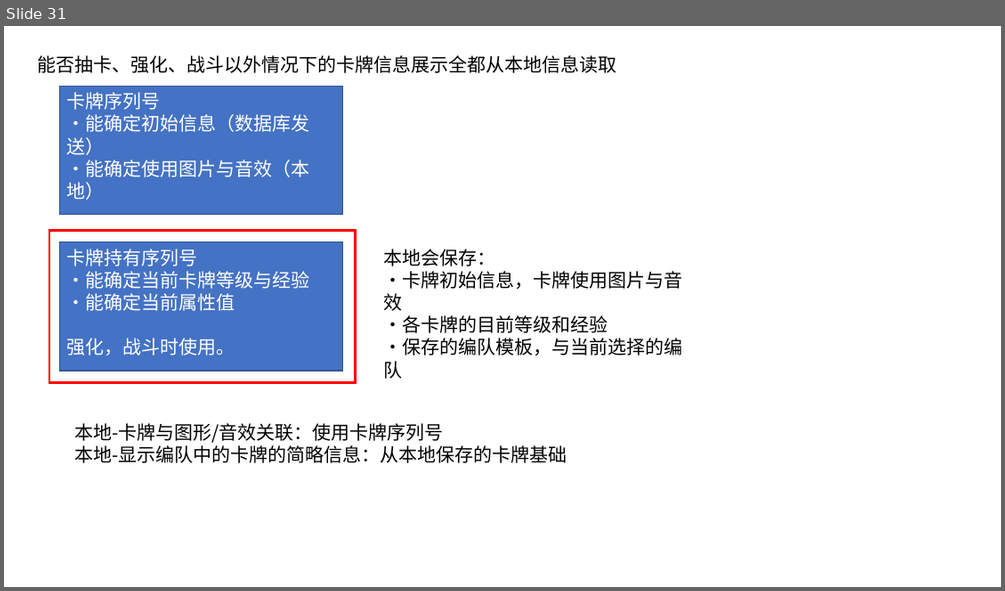
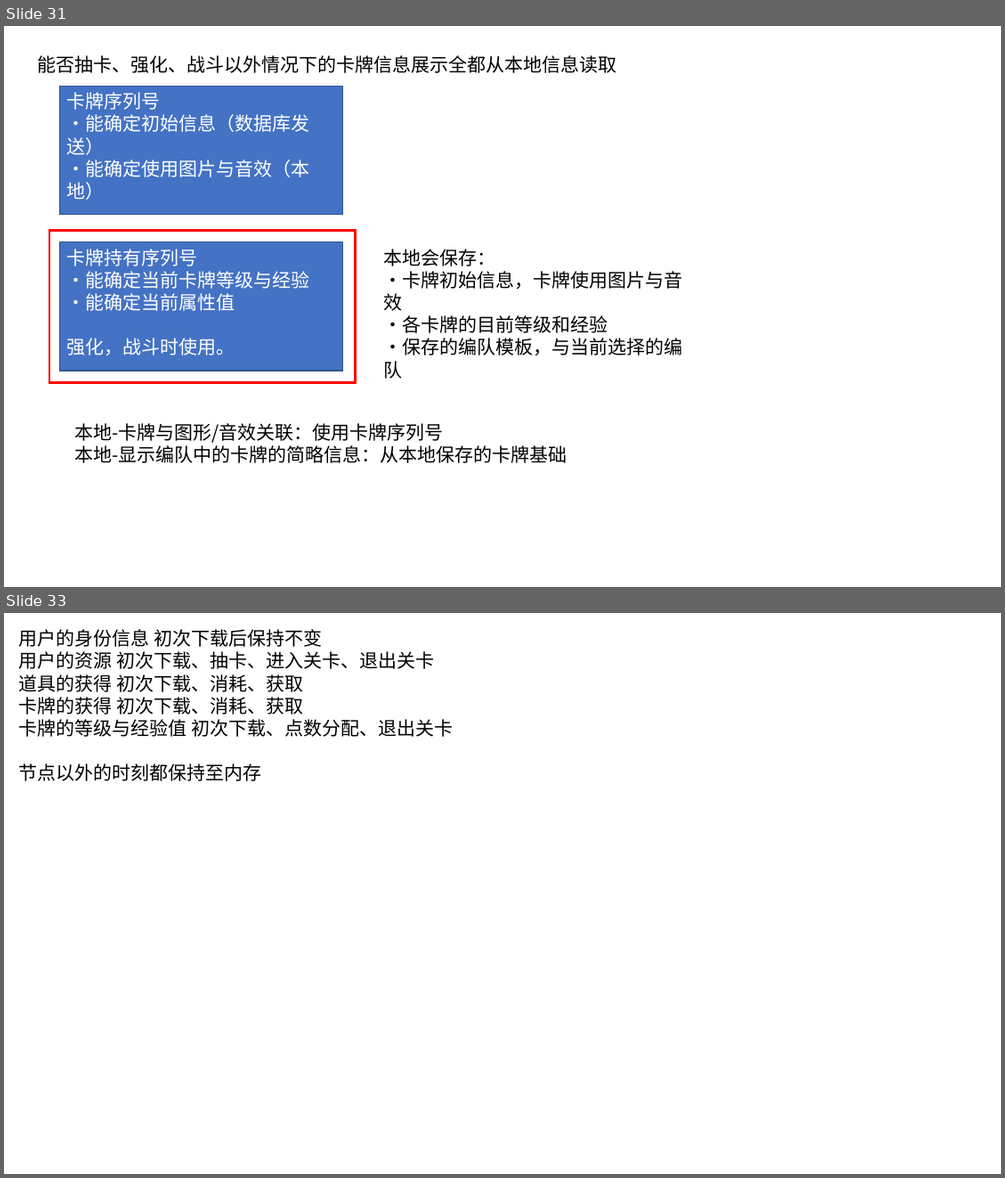
Before and after one commit to bluelaserpointer/CardGame, a slide deck: plan/抽卡手游.pptx. Shown one above the other, each under a label of ours: slide 31 before the commit, slides 31 and 33 after it; the slides between them are not shown. The pictures are 1005x591 and 1005x1178 pixels, drawn with LibreOffice and Linux fonts; fonts in the diff are those of the drawing. Boxes give left, top, right and bottom in pixels: in the first picture for what was removed or moved away, otherwise in the second. Text is boxed around its words. In the diff, an @@ line names an element or a change of style, - is before the commit and + after.

```diff
--- a/plan/抽卡手游.pptx
+++ b/plan/抽卡手游.pptx
@@ slide 33 added at <box>4,613,1001,1174</box>, background #FFFFFF @@
@@ text added at <box>18,629,453,781</box>, 18 pt, text #000000 @@
+用户的身份信息 初次下载后保持不变
+用户的资源 初次下载、抽卡、进入关卡、退出关卡
+道具的获得 初次下载、消耗、获取
+卡牌的获得 初次下载、消耗、获取
+卡牌的等级与经验值 初次下载、点数分配、退出关卡
+节点以外的时刻都保持至内存
```
Also in this commit, not shown: 1 slide changed, 2 other slides added, 1 slide removed.
